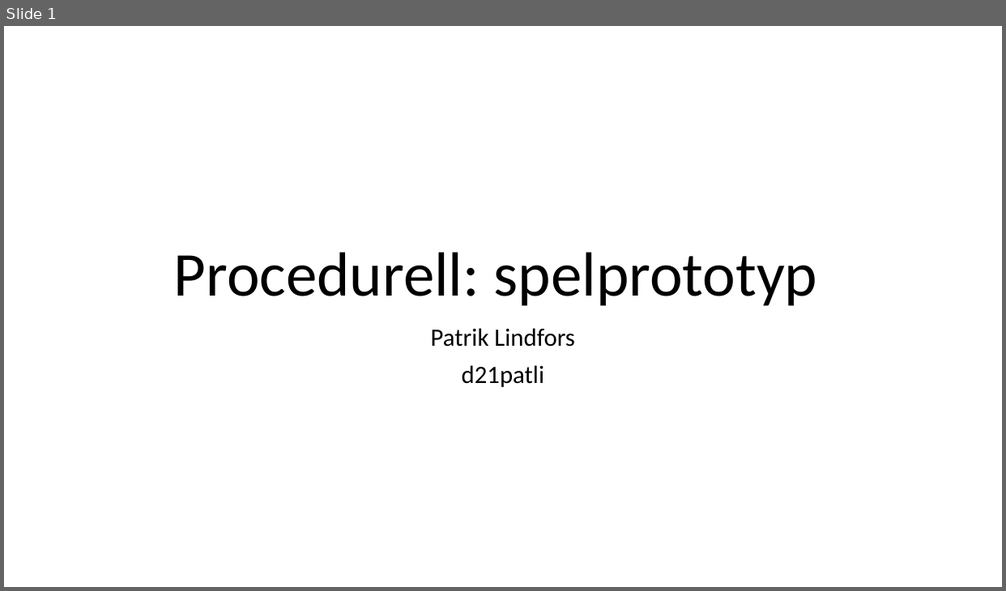
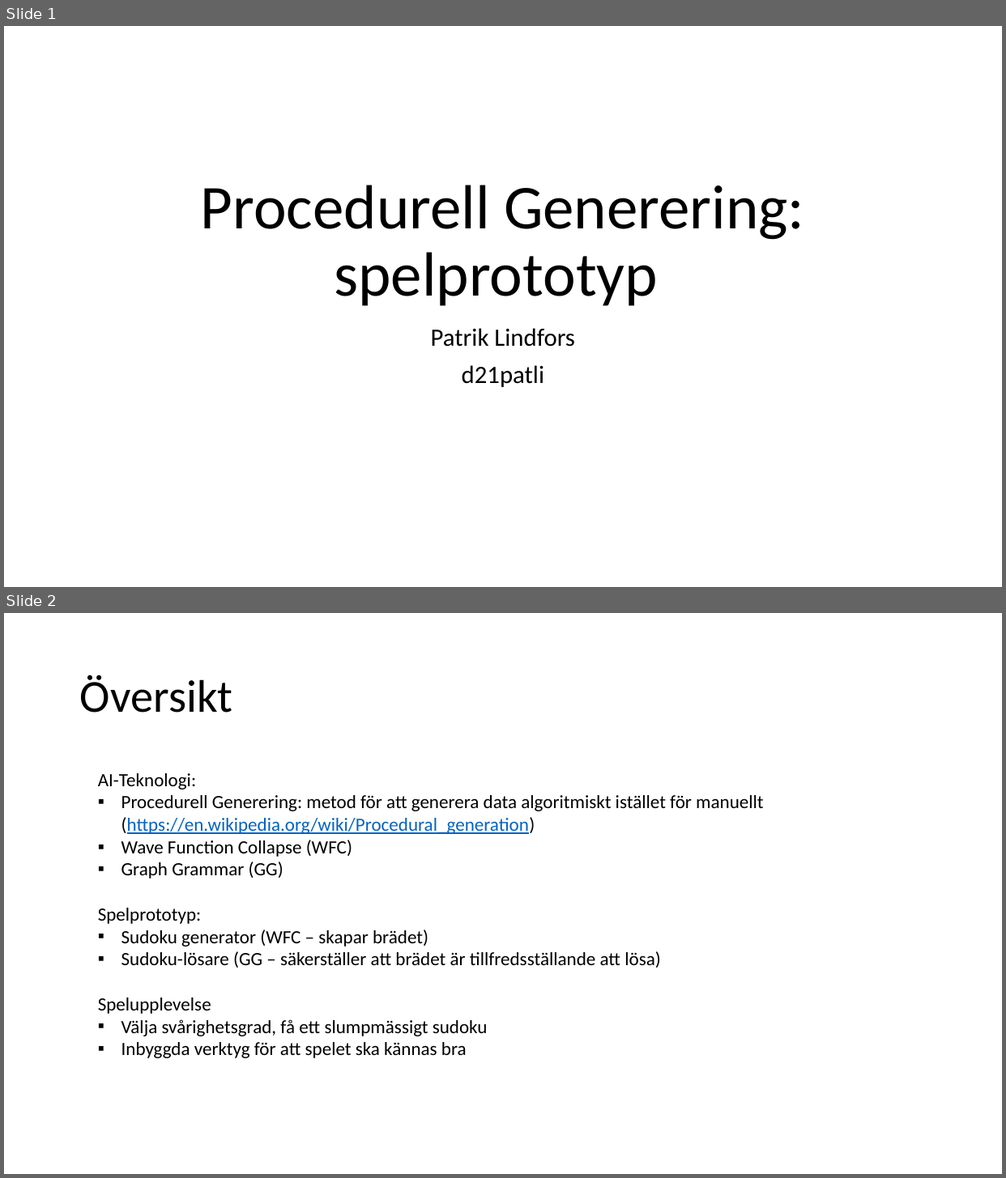
Before and after one commit to pythonpalle/sudoku, a slide deck: Procedurell_Generering_Prototyp.pptx. Shown one above the other, each under a label of ours: slide 1 before the commit, slides 1 and 2 after it. The pictures are 1006x591 and 1006x1178 pixels, drawn with LibreOffice and Linux fonts; fonts in the diff are those of the drawing. Boxes give left, top, right and bottom in pixels: in the first picture for what was removed or moved away, otherwise in the second. Text is boxed around its words. In the diff, an @@ line names an element or a change of style, - is before the commit and + after.

```diff
--- a/Procedurell_Generering_Prototyp.pptx
+++ b/Procedurell_Generering_Prototyp.pptx
@@ slide 2 added at (4,613,1002,1174), background #FFFFFF @@
@@ title added at (80,675,232,713), 44 pt, text #000000 @@
+Översikt
@@ text added at (98,773,763,1059), 18 pt, text #000000 @@
+AI-Teknologi:
+▪ Procedurell Generering: metod för att generera data algoritmiskt istället för manuellt (https://en.wikipedia.org/wiki/Procedural_generation)
+▪ Wave Function Collapse (WFC)
+▪ Graph Grammar (GG)
+Spelprototyp:
+▪ Sudoku generator (WFC – skapar brädet)
+▪ Sudoku-lösare (GG – säkerställer att brädet är tillfredsställande att lösa)
+Spelupplevelse
+▪ Välja svårighetsgrad, få ett slumpmässigt sudoku
+▪ Inbyggda verktyg för att spelet ska kännas bra
@@ slide 1 changed as well @@
@@ title at (201,185,804,306): text changed @@
-Procedurell: spelprototyp
+Procedurell Generering: spelprototyp
```
Also in this commit, not shown: 9 other slides added, 3 slides removed, 1 other file.
